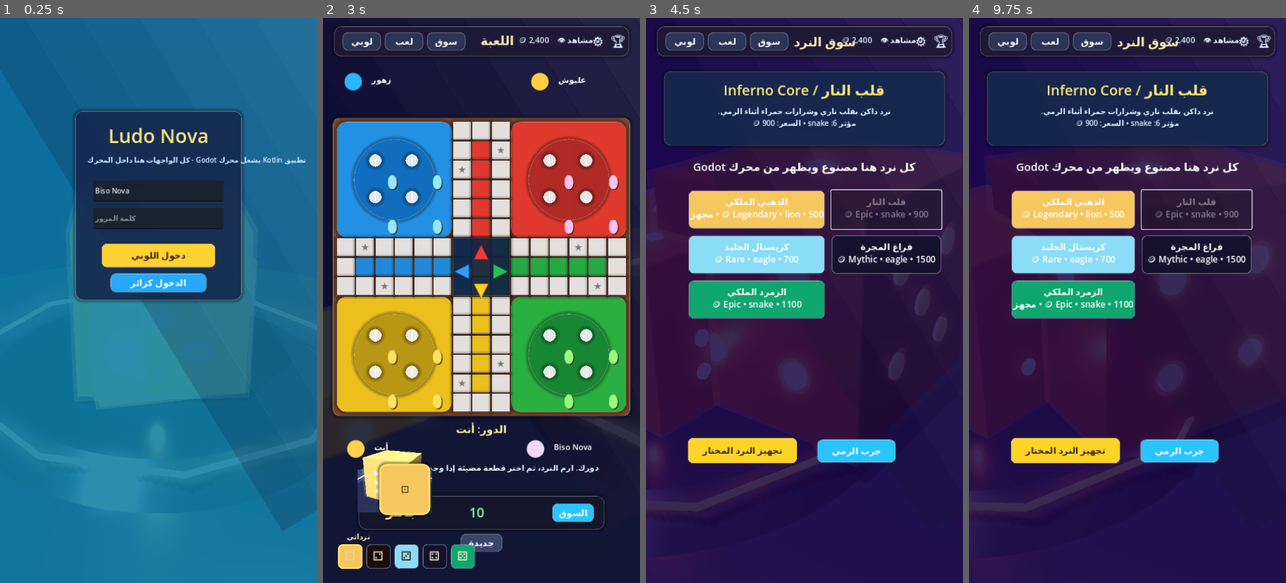
Above: before the commit, frames 1-4 (left to right).
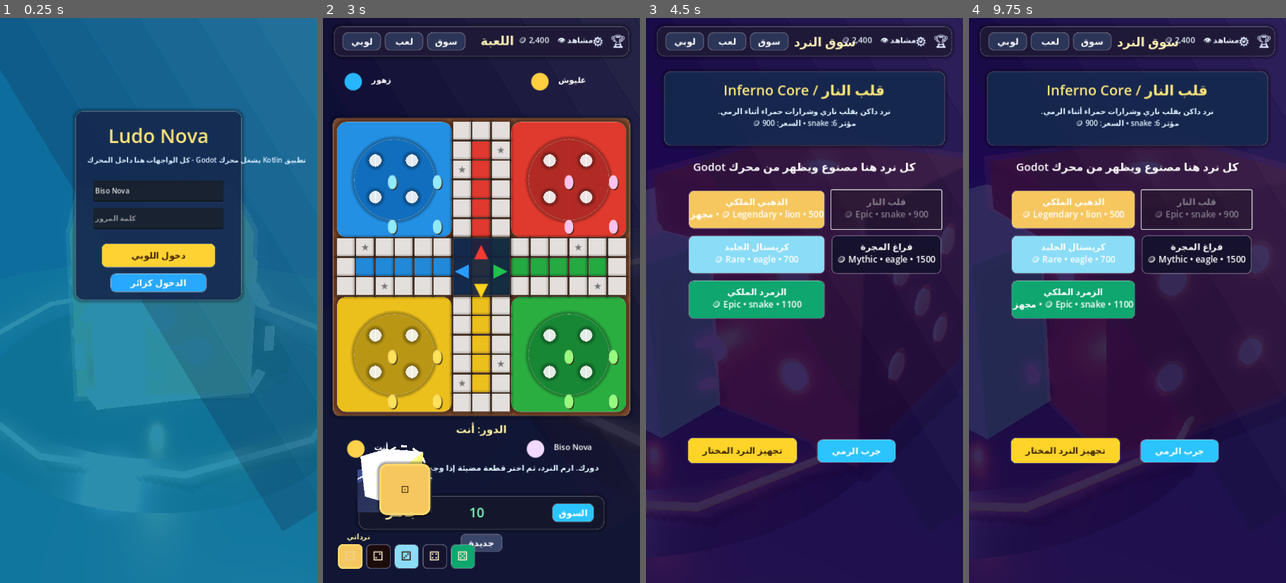
Above: after the commit, the same moments.

Repository: hamza2234/Lod
Game: Godot game, scene res://scenes/dice_preview.tscn
Same seed, same stepped clock (60 frames per second), same inputs: the game is played once before the commit and once after it.
Inputs (mouse positions are in pixels of both pictures, inside the frame that each line leads up to):
- Up to frame 1 (0.25 s): no input
- Up to frame 2 (3 s): click (481, 215) at 0.52 s; type "12" at 0.6 s; click "دخول اللوبي" at 1.25 s; click "لوبي" at 2 s; click "لعب" at 2.75 s
- Up to frame 3 (4.5 s): click "سوق" at 3.5 s; click "قلب النار Epic • snake • 900 🪙" at 4.25 s
- Up to frame 4 (9.75 s): click "الذهبي الملكي Legendary • lio…" at 5 s; click "كريستال الجليد Rare • eagle •…" at 5.75 s; click "فراغ المجرة Mythic • eagle • …" at 6.5 s; click "الزمرد الملكي Epic • snake • …" at 7.25 s; click "تجهيز النرد المختار" at 8 s; click "الذهبي الملكي Legendary • lio…" at 8.75 s; click "قلب النار Epic • snake • 900 🪙" at 9.5 s

The runs differ from the first frame. In frame 1, 0.2% of the frame differs, in the area x 28-87%, y 54-70%; in frame 2, 2.3%; in frame 3, 5.3%; in frame 4, 7.1%, in the area x 0-26%, y 30-75%.

Commit message:
Add generated GLTF dice assets
Co-authored-by: hamza2234 <hamza2234@users.noreply.github.com>

Diff:
--- /dev/null
+++ b/godot-dice-preview/scenes/dice/Dice_Eagle.tscn
@@ -0,0 +1,5 @@
+[gd_scene load_steps=2 format=3]
+
+[ext_resource type="PackedScene" path="res://assets/dice_models/Dice_Eagle.gltf" id="1_model"]
+
+[node name="Dice_Eagle" instance=ExtResource("1_model")]
--- /dev/null
+++ b/godot-dice-preview/scenes/dice/Dice_Gold.tscn
@@ -0,0 +1,5 @@
+[gd_scene load_steps=2 format=3]
+
+[ext_resource type="PackedScene" path="res://assets/dice_models/Dice_Gold.gltf" id="1_model"]
+
+[node name="Dice_Gold" instance=ExtResource("1_model")]
--- /dev/null
+++ b/godot-dice-preview/scenes/dice/Dice_Lion.tscn
@@ -0,0 +1,5 @@
+[gd_scene load_steps=2 format=3]
+
+[ext_resource type="PackedScene" path="res://assets/dice_models/Dice_Lion.gltf" id="1_model"]
+
+[node name="Dice_Lion" instance=ExtResource("1_model")]
--- /dev/null
+++ b/godot-dice-preview/scenes/dice/Dice_Snake.tscn
@@ -0,0 +1,5 @@
+[gd_scene load_steps=2 format=3]
+
+[ext_resource type="PackedScene" path="res://assets/dice_models/Dice_Snake.gltf" id="1_model"]
+
+[node name="Dice_Snake" instance=ExtResource("1_model")]
--- a/godot-dice-preview/scripts/dice_preview.gd
+++ b/godot-dice-preview/scripts/dice_preview.gd
@@ -14,6 +14,7 @@
 		"metallic": 0.9,
 		"roughness": 0.16,
 		"effect": "lion",
+		"model": "res://assets/dice_models/Dice_Gold.gltf",
 	},
 	{
 		"name": "Inferno Core",
@@ -28,6 +29,7 @@
 		"metallic": 0.45,
 		"roughness": 0.28,
 		"effect": "snake",
+		"model": "res://assets/dice_models/Dice_Snake.gltf",
 	},
 	{
 		"name": "Frost Crystal",
@@ -42,6 +44,7 @@
 		"metallic": 0.15,
 		"roughness": 0.05,
 		"effect": "eagle",
+		"model": "res://assets/dice_models/Dice_Lion.gltf",
 	},
 	{
 		"name": "Galaxy Void",
@@ -56,6 +59,7 @@
 		"metallic": 0.62,
 		"roughness": 0.17,
 		"effect": "eagle",
+		"model": "res://assets/dice_models/Dice_Eagle.gltf",
 	},
 	{
 		"name": "Emerald Royal",
@@ -70,6 +74,7 @@
 		"metallic": 0.62,
 		"roughness": 0.14,
 		"effect": "snake",
+		"model": "res://assets/dice_models/Dice_Snake.gltf",
 	},
 ]
 
@@ -665,6 +670,13 @@
 		child.queue_free()
 
 	var skin: Dictionary = SKINS[selected_skin]
+	var loaded_scene := _load_gltf_dice_scene(String(skin["model"]))
+	if loaded_scene:
+		loaded_scene.name = "LoadedGameplayDice"
+		loaded_scene.scale = Vector3.ONE * 0.82
+		play_dice_root.add_child(loaded_scene)
+		return
+
 	var body := MeshInstance3D.new()
 	var mesh := BoxMesh.new()
 	mesh.size = Vector3(1.55, 1.55, 1.55)
@@ -698,6 +710,18 @@
 	_add_model_face_pips(play_dice_pip_root, 5, "-y", pip_material, 0.785)
 	_add_model_face_pips(play_dice_pip_root, 3, "+x", pip_material, 0.785)
 	_add_model_face_pips(play_dice_pip_root, 4, "-x", pip_material, 0.785)
+
+
+func _load_gltf_dice_scene(path: String) -> Node3D:
+	var doc := GLTFDocument.new()
+	var state := GLTFState.new()
+	var err := doc.append_from_file(path, state)
+	if err != OK:
+		return null
+	var generated := doc.generate_scene(state)
+	if generated is Node3D:
+		return generated
+	return null
 
 
 func _add_model_face_pips(root: Node3D, value: int, face: String, material: StandardMaterial3D, h: float) -> void:
@@ -1348,7 +1372,7 @@
 
 func _apply_screen_camera() -> void:
 	if current_screen == "play":
-		dice_root.visible = true
+		dice_root.visible = false
 		dice_root.position.x = -3.55
 		dice_root.position.z = 0.25
 		dice_root.scale = Vector3.ONE * 0.68
Binary file added: godot-dice-preview/assets/dice_models/Dice_Eagle.bin
Not shown, added: godot-dice-preview/assets/dice_models/Dice_Eagle.gltf
Binary file added: godot-dice-preview/assets/dice_models/Dice_Gold.bin
Not shown, added: godot-dice-preview/assets/dice_models/Dice_Gold.gltf
Binary file added: godot-dice-preview/assets/dice_models/Dice_Lion.bin
Not shown, added: godot-dice-preview/assets/dice_models/Dice_Lion.gltf
Binary file added: godot-dice-preview/assets/dice_models/Dice_Snake.bin
Not shown, added: godot-dice-preview/assets/dice_models/Dice_Snake.gltf
Not shown, changed: godot-dice-preview/ASSET_SOURCES.md
Not shown, changed: godot-dice-preview/README.md
